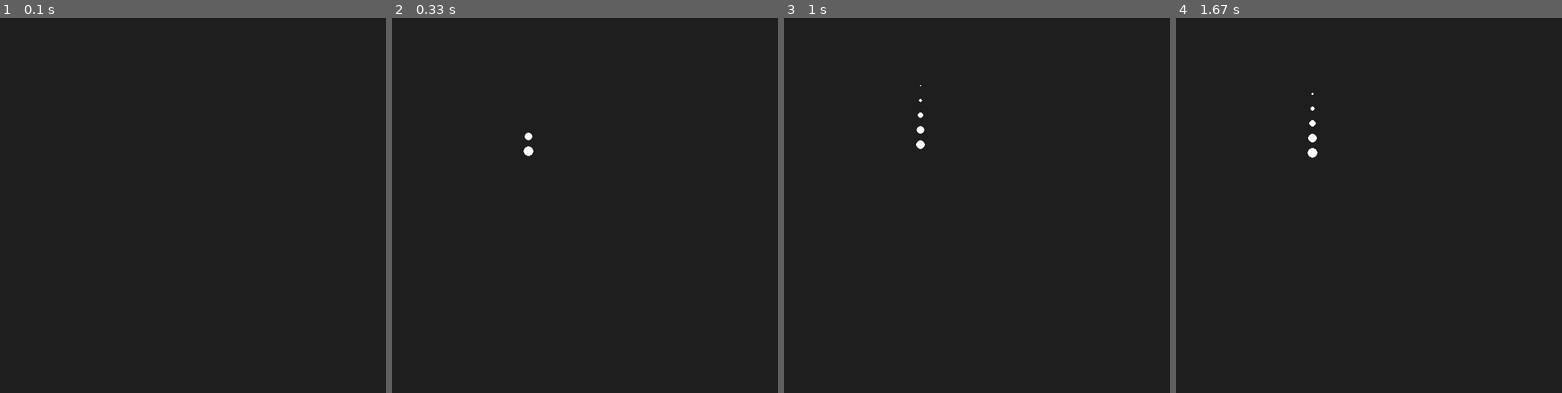
Above: before the commit, frames 1-4 (left to right).
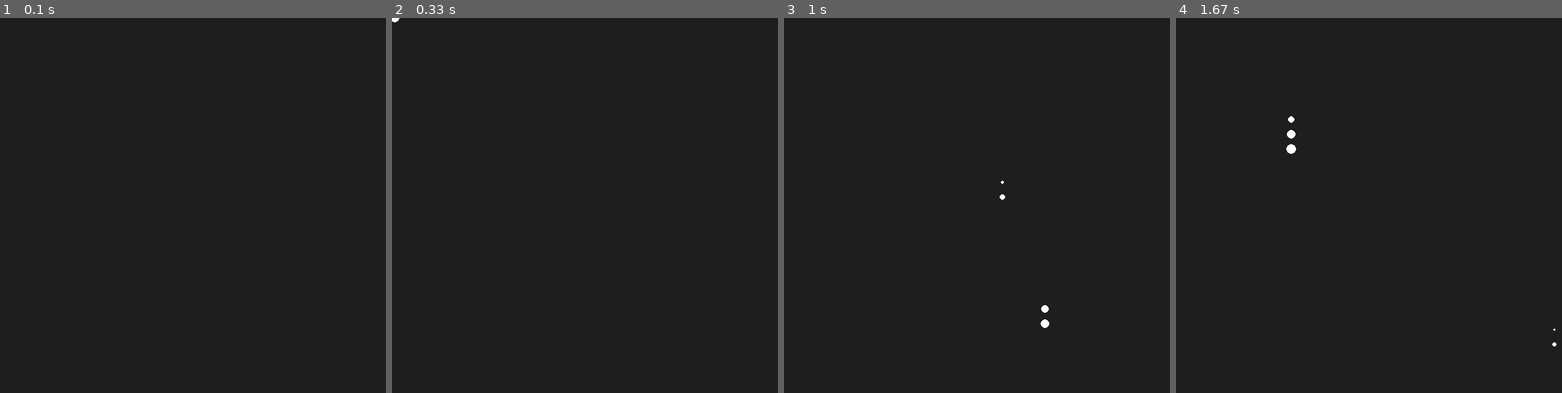
Above: after the commit, the same moments.

Repository: mcastre1/pygame
Game: pygame game, started from particle_effects/particle_effects.py
Same seed, same stepped clock (60 frames per second), same inputs: the game is played once before the commit and once after it.
Inputs (mouse positions are in pixels of both pictures, inside the frame that each line leads up to):
- Up to frame 1 (0.1 s): no input
- Up to frame 2 (0.33 s): no input
- Up to frame 3 (1 s): click (1004, 235) at 0.38 s; click (1046, 333) at 0.72 s
- Up to frame 4 (1.67 s): click (1554, 389) at 1.05 s; click (1291, 149) at 1.38 s

Frame 1 is identical in both runs. In frame 2, 0.1% of the frame differs, in the area x 0-37%, y 0-37%; in frame 3, 0.2%; in frame 4, 0.2%, in the area x 28-99%, y 19-88%.

Commit message:
Spawn particles at mouse position

Diff:
--- a/particle_effects/particlePrinciple.py
+++ b/particle_effects/particlePrinciple.py
@@ -19,8 +19,8 @@
 
     # adds particles
     def add_particles(self):
-        pos_x = 250
-        pos_y = 250
+        pos_x = pygame.mouse.get_pos()[0]
+        pos_y = pygame.mouse.get_pos()[1]
         radius = 10
         direction = -3
         particle_circle = [[pos_x, pos_y], radius, direction]
